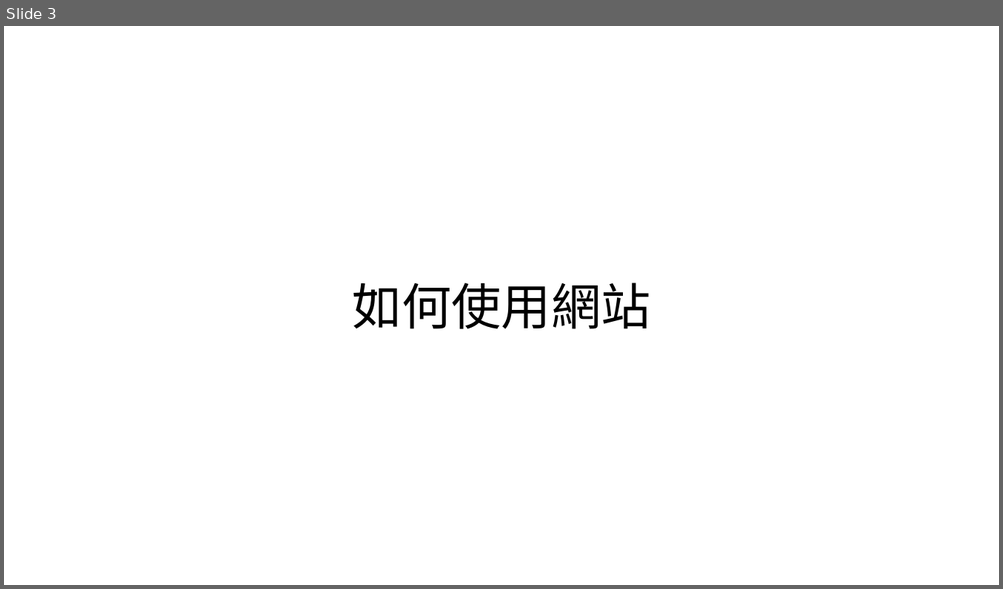
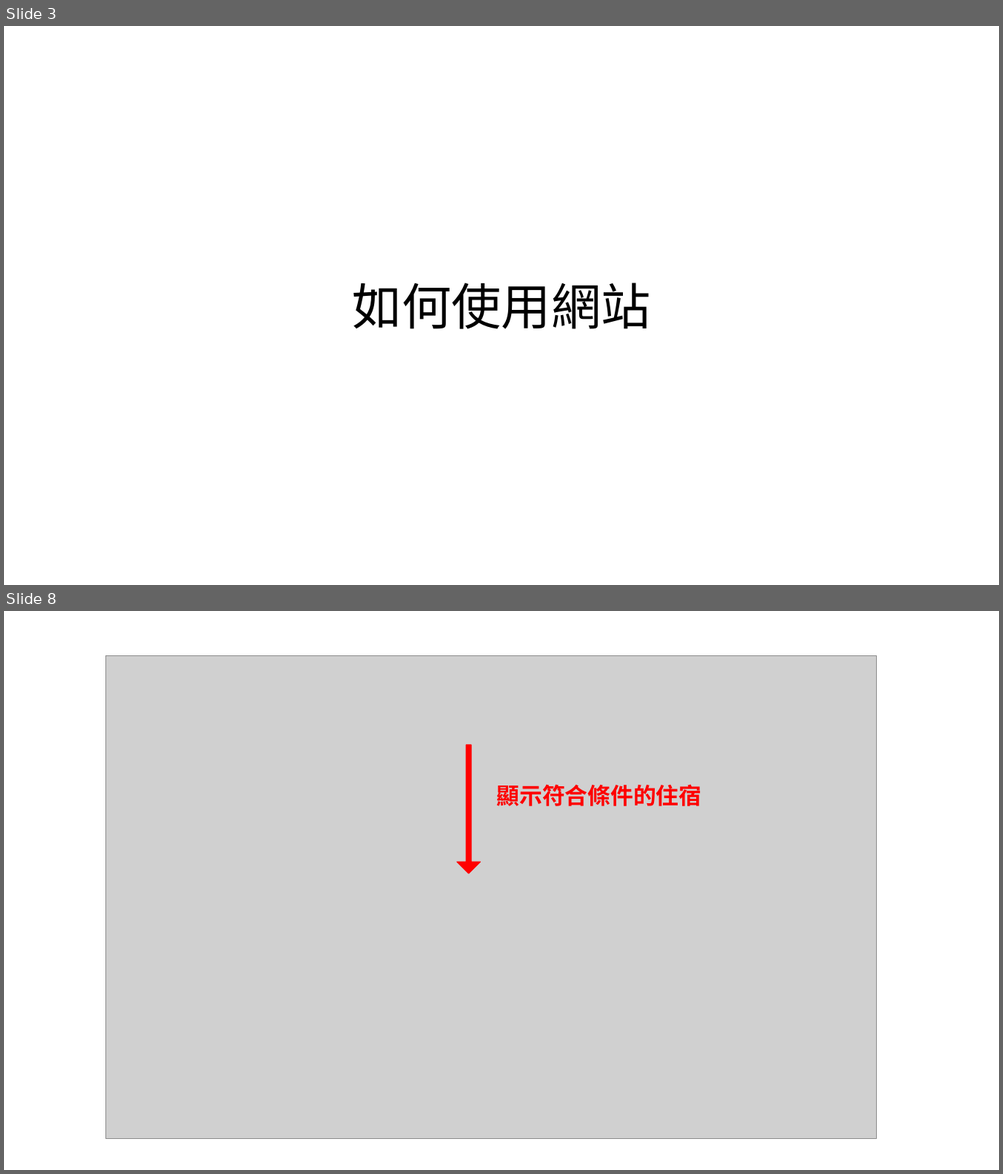
Before and after one commit to Weber0109/final-project, a slide deck: myapp/public/01257003+01257025.pptx. Shown one above the other, each under a label of ours: slide 3 before the commit, slides 3 and 8 after it; the slides between them are not shown. The pictures are 1003x589 and 1003x1174 pixels, drawn with LibreOffice and Linux fonts; fonts in the diff are those of the drawing; grey boxes stand for pictures. Boxes give left, top, right and bottom in pixels: in the first picture for what was removed or moved away, otherwise in the second. Text is boxed around its words. In the diff, an @@ line names an element or a change of style, - is before the commit and + after.

```diff
--- a/myapp/public/01257003+01257025.pptx
+++ b/myapp/public/01257003+01257025.pptx
@@ slide 8 added at <box>4,611,999,1170</box>, background #FFFFFF @@
@@ picture added at <box>105,655,876,1139</box> @@
@@ down arrow added at <box>457,745,480,874</box>, fill #FF0000, outline #FF0000 0.75 pt @@
@@ text added at <box>497,784,702,806</box>, 22 pt, text #FF0000, bold @@
+顯示符合條件的住宿
```
Also in this commit, not shown: 7 slides changed, 3 other slides added, 2 slides removed, 3 other files.
